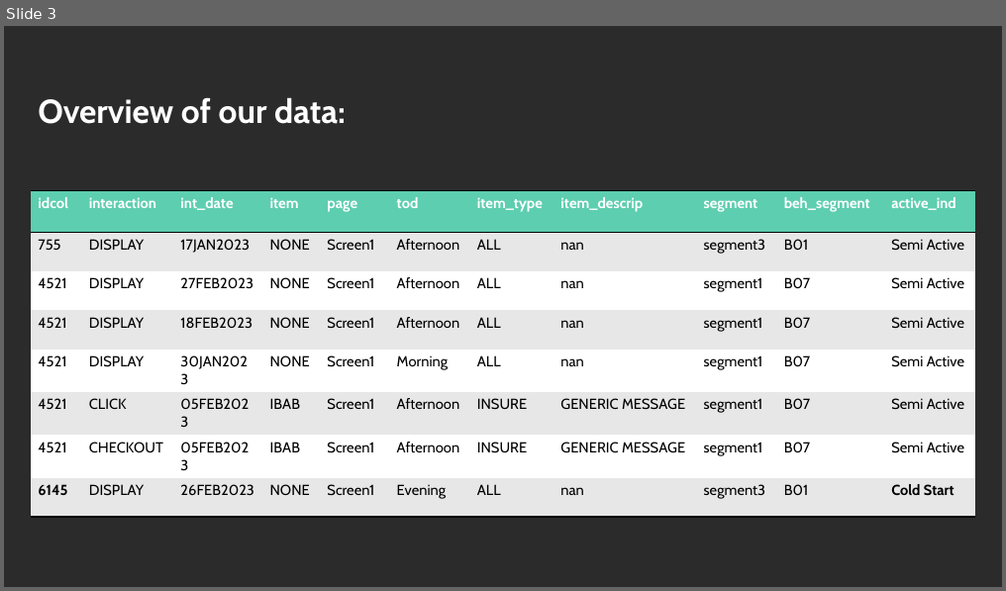
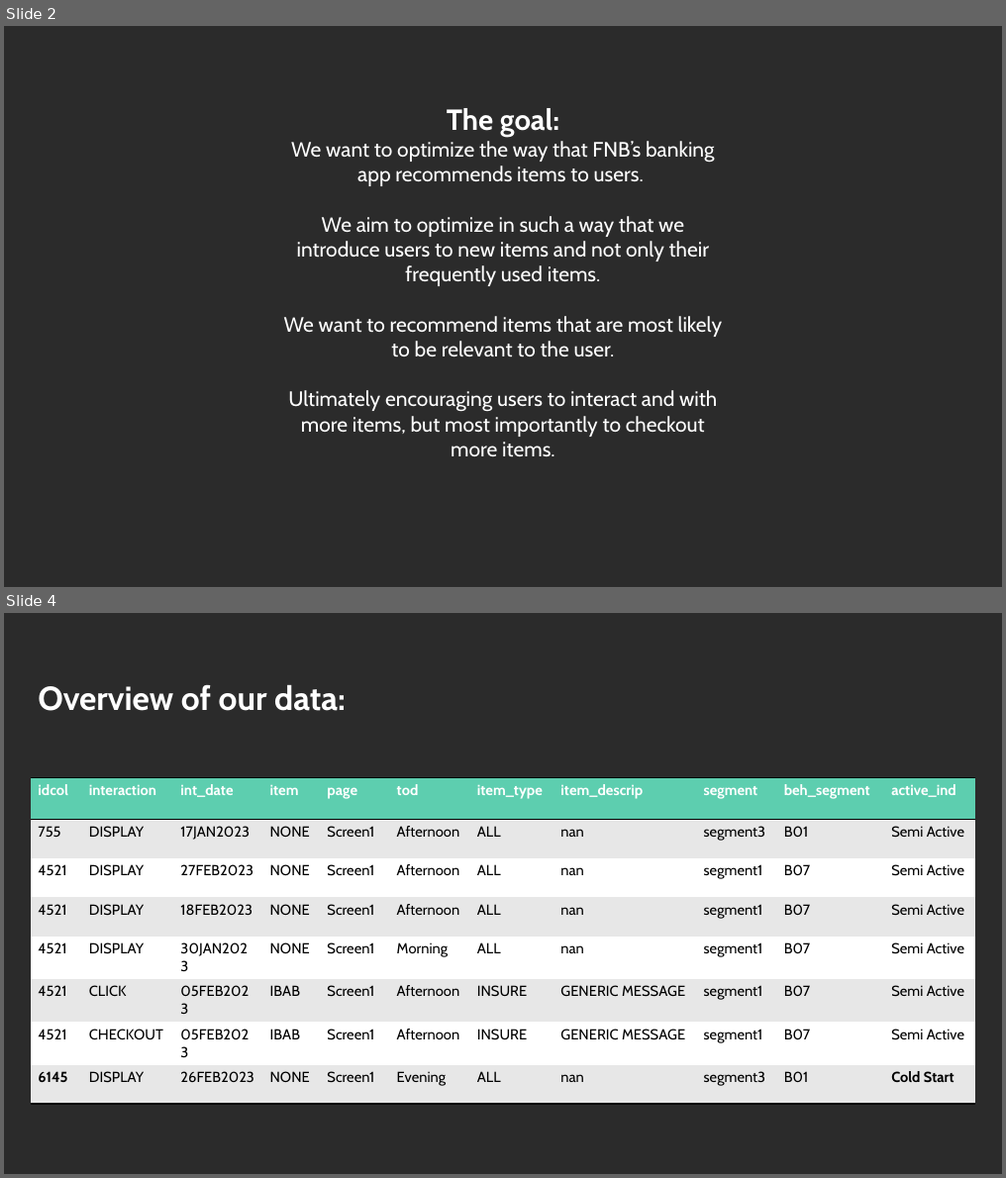
Before and after one commit to lizesteyn/FNBdataquest, a slide deck: Presentation1bkp.pptx. Shown one above the other, each under a label of ours: slide 3 before the commit, slides 2 and 4 after it; the slides between them are not shown. The pictures are 1006x591 and 1006x1178 pixels, drawn with LibreOffice and Linux fonts; fonts in the diff are those of the drawing; background and template pictures are left out; a plain dark background stands for a picture behind light text. Boxes give left, top, right and bottom in pixels: in the first picture for what was removed or moved away, otherwise in the second. Text is boxed around its words. In the diff, an @@ line names an element or a change of style, - is before the commit and + after.

Commit message:
presenation update intro

```diff
--- a/Presentation1bkp.pptx
+++ b/Presentation1bkp.pptx
@@ slide 2 added at box(4, 26, 1002, 587), background picture (left out) @@
@@ text added at box(284, 108, 723, 458), 20 pt, text #FFFFFF @@
+The goal:
+We want to optimize the way that FNB’s banking app recommends items to users.
+We aim to optimize in such a way that we introduce users to new items and not only their frequently used items.
+We want to recommend items that are most likely to be relevant to the user.
+Ultimately encouraging users to interact and with more items, but most importantly to checkout more items.
@@ what was slide 3 is now slide 4 @@
```
Also in this commit, not shown: 2 other slides added, 2 slides removed.
